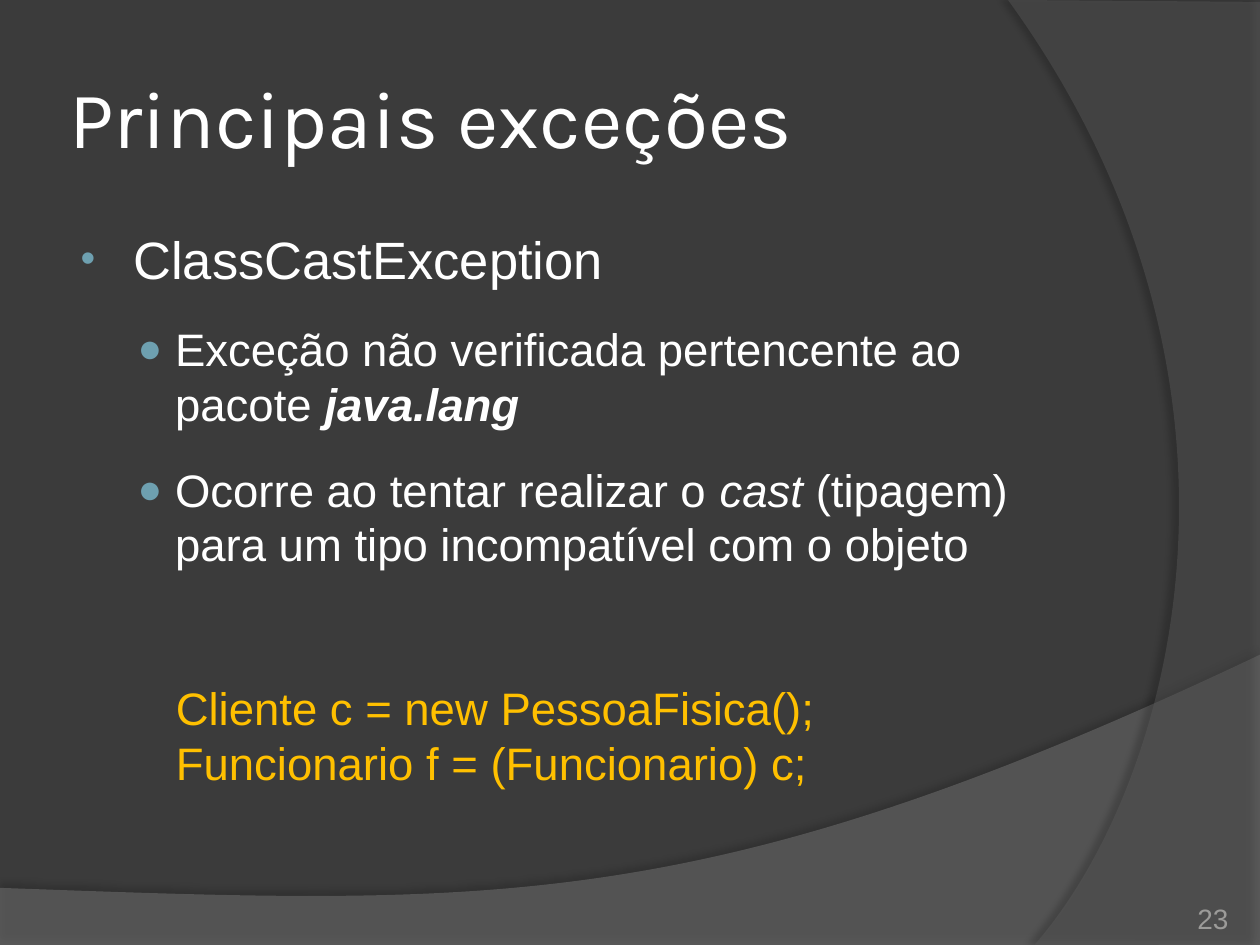
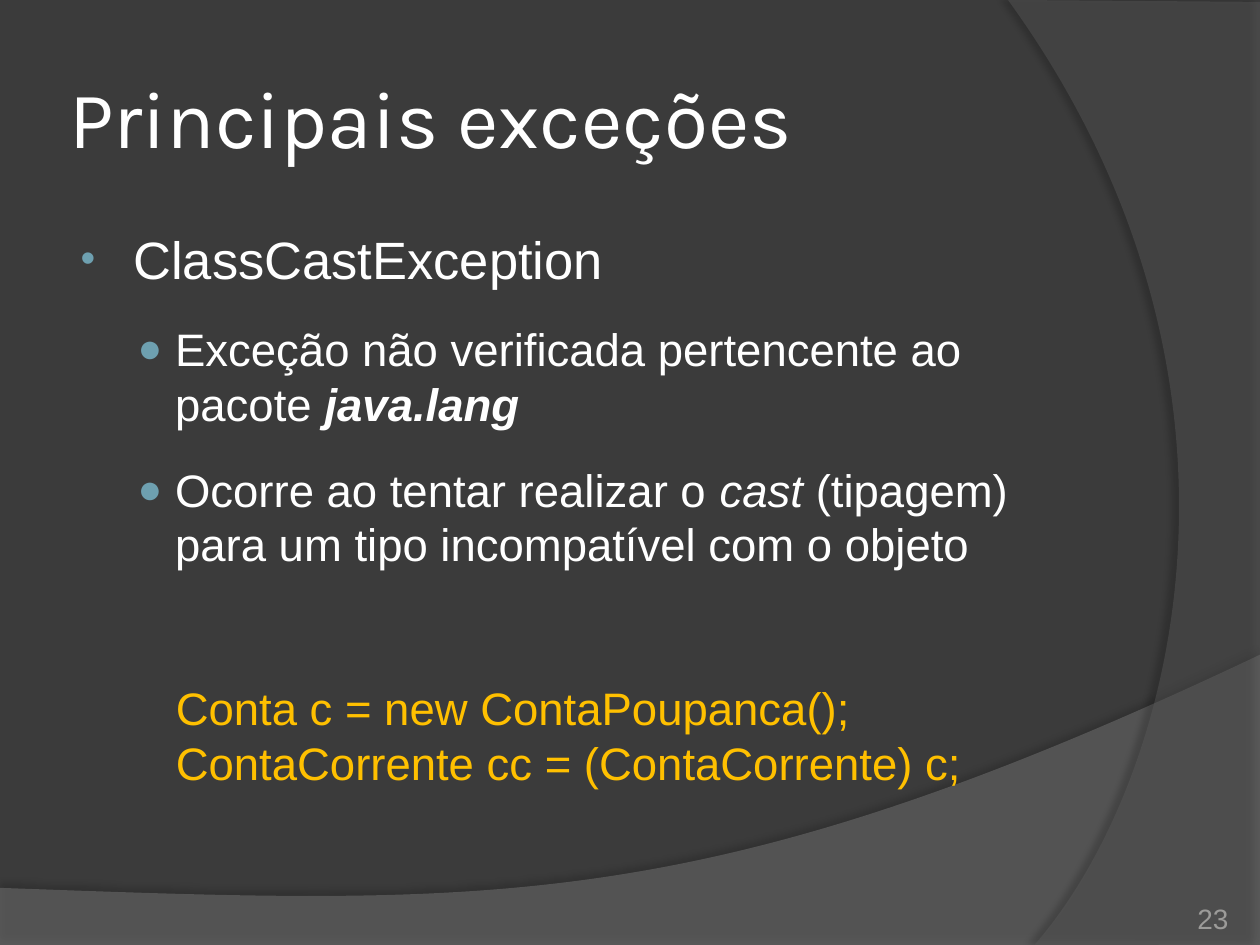
Before and after one commit to duchesqui/slzvieira-training, a slide deck: slide 23 of 2-Java-Programmer-Modulo-II/12.Capitulo06.pptx. Drawn at 1260x945 pixels with LibreOffice and Linux fonts; fonts in the diff are those of the drawing. Boxes give left, top, right and bottom in pixels: in the first picture for what was removed or moved away, otherwise in the second. Text is boxed around its words. In the diff, an @@ line names an element or a change of style, - is before the commit and + after.

```diff
--- a/2-Java-Programmer-Modulo-II/12.Capitulo06.pptx
+++ b/2-Java-Programmer-Modulo-II/12.Capitulo06.pptx
@@ text at bbox=[176, 692, 960, 789]: text changed @@
-  Cliente c = new PessoaFisica();
-  Funcionario f = (Funcionario) c;
+  Conta c = new ContaPoupanca();
+  ContaCorrente cc = (ContaCorrente) c;
```
Also in this commit, not shown: 2 other slides changed, 2 other files.
